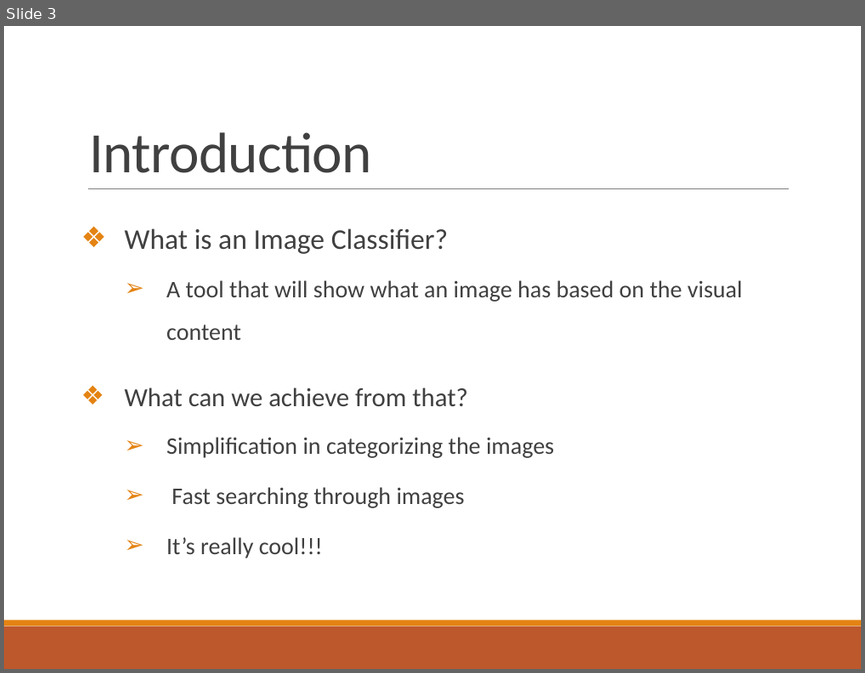
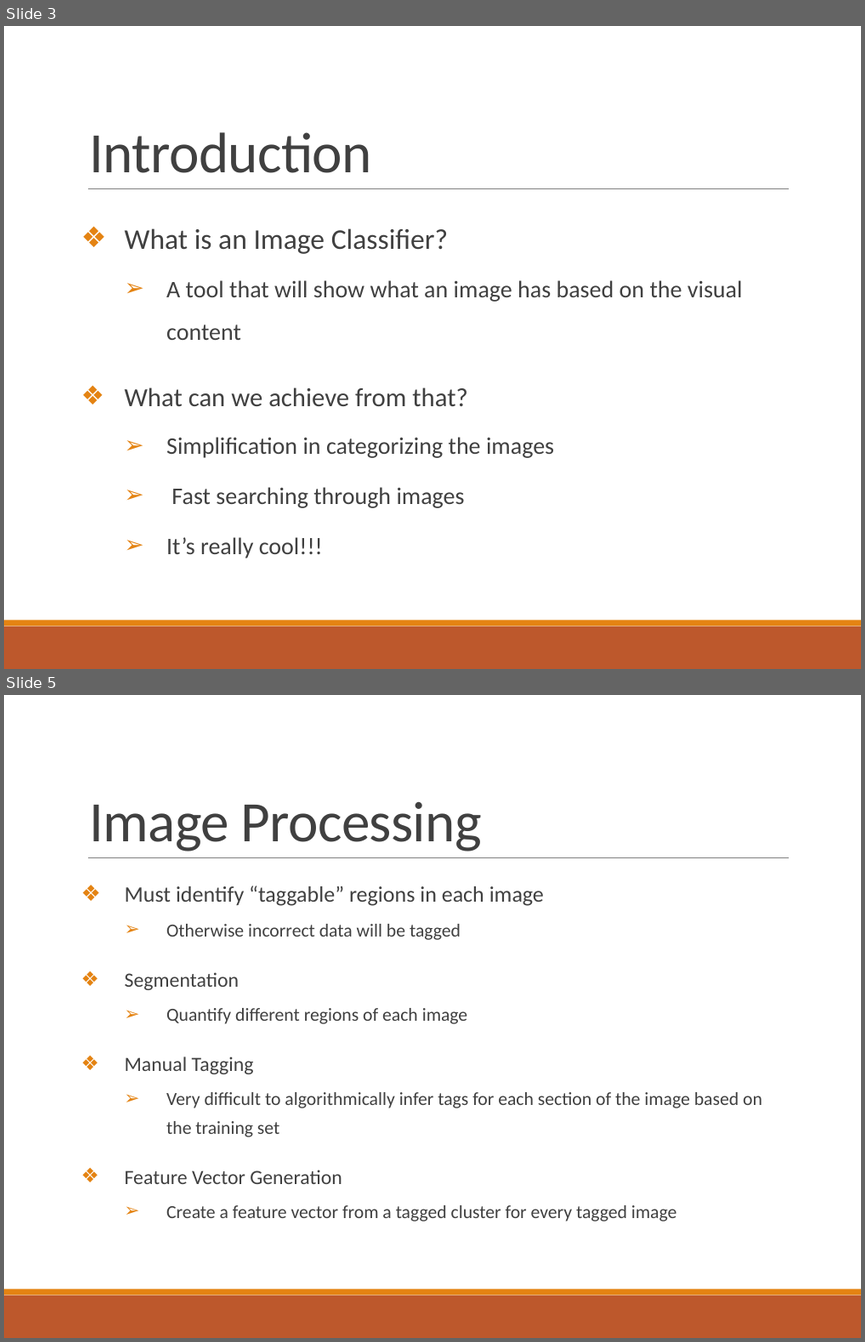
Before and after one commit to somyamohanty/Pixel_Dawgs, a slide deck: Final Presentation.pptx. Shown one above the other, each under a label of ours: slide 3 before the commit, slides 3 and 5 after it; the slides between them are not shown. The pictures are 865x673 and 865x1342 pixels, drawn with LibreOffice and Linux fonts; fonts in the diff are those of the drawing. Boxes give left, top, right and bottom in pixels: in the first picture for what was removed or moved away, otherwise in the second. Text is boxed around its words. In the diff, an @@ line names an element or a change of style, - is before the commit and + after.

Commit message:
Adding completed final presentation and some images used in the presentation

```diff
--- a/Final Presentation.pptx
+++ b/Final Presentation.pptx
@@ slide 5 added at box(4, 695, 861, 1338), background #FFFFFF; not listed: 3 template elements that a slide beside it also shows @@
@@ title added at box(90, 802, 482, 851), 48 pt, text #404040 @@
+Image Processing
@@ text added at box(125, 885, 762, 1221), 15.5 pt, text #404040 @@
+❖ Must identify “taggable” regions in each image
+  ➢ Otherwise incorrect data will be tagged
+❖ Segmentation
+  ➢ Quantify different regions of each image
+❖ Manual Tagging
+  ➢ Very difficult to algorithmically infer tags for each section of the image based on the training set
+❖ Feature Vector Generation
+  ➢ Create a feature vector from a tagged cluster for every tagged image
```
Also in this commit, not shown: 4 slides changed, 12 other slides added, 2 other files.
